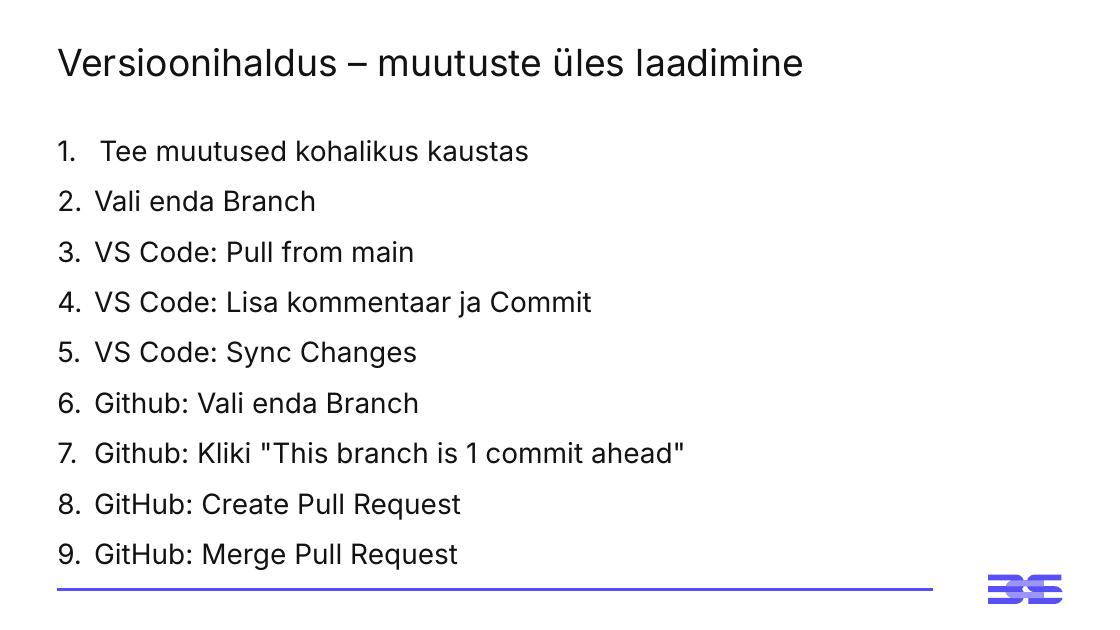
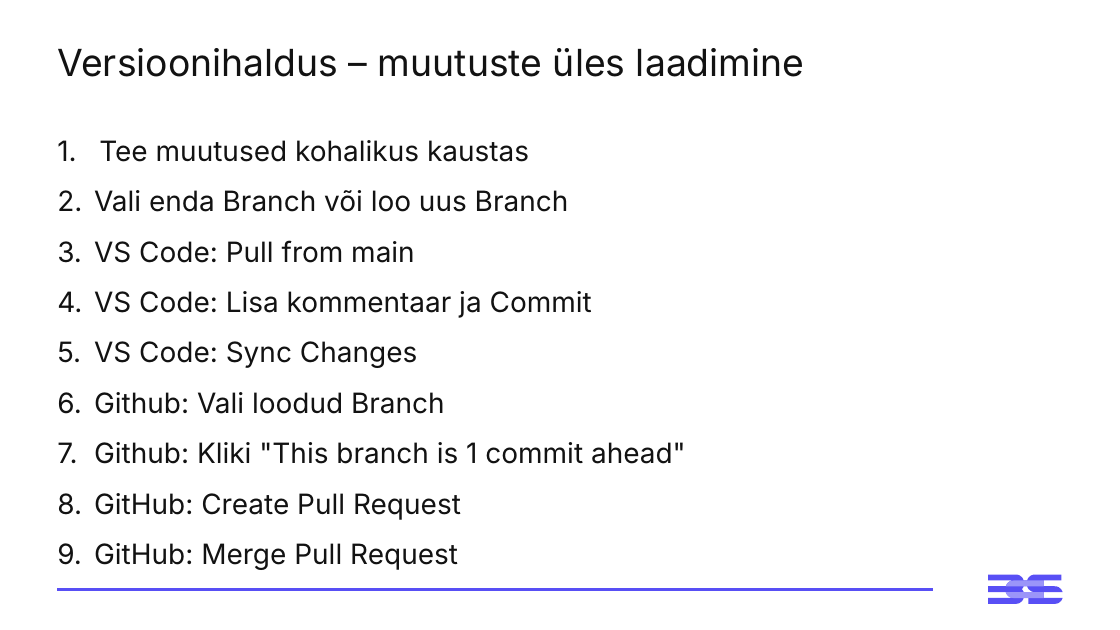
Before and after one commit to virverani/andmetarkus_2026_kevad, a slide deck: slide 4 of Day16/16-paev-andmetarkus-esitlus.pptx (slide 5 before the commit). Drawn at 1120x630 pixels with LibreOffice and Linux fonts; fonts in the diff are those of the drawing. Boxes give left, top, right and bottom in pixels: in the first picture for what was removed or moved away, otherwise in the second. Text is boxed around its words. In the diff, an @@ line names an element or a change of style, - is before the commit and + after.

```diff
--- a/Day16/16-paev-andmetarkus-esitlus.pptx
+++ b/Day16/16-paev-andmetarkus-esitlus.pptx
@@ text at <box>94,190,569,212</box>: text changed @@
-2. Vali enda Branch
+2. Vali enda Branch või loo uus Branch
@@ text at <box>94,392,445,414</box>: text changed @@
-6. Github: Vali enda Branch
+6. Github: Vali loodud Branch
```
Also in this commit, not shown: 2 other slides changed, 1 slide removed, 2 other files.
